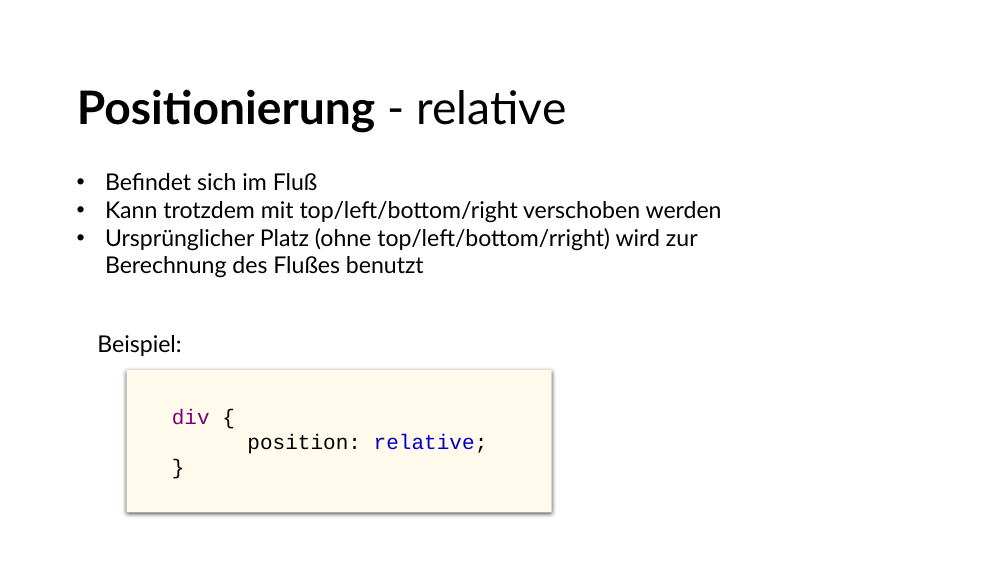
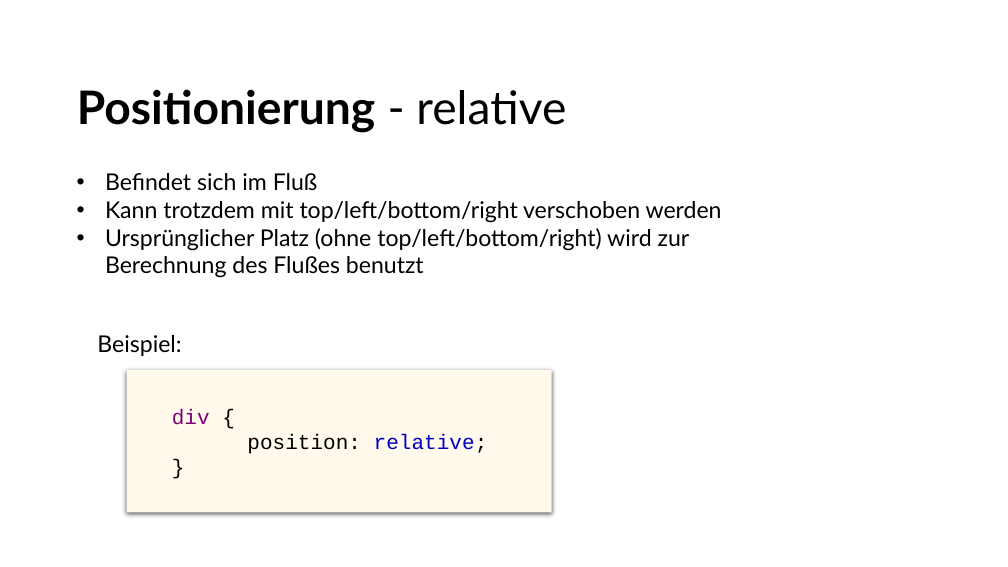
Before and after one commit to betera/css_layout, a slide deck: slide 22 of CSS_Layout.pptx. Drawn at 1008x567 pixels with LibreOffice and Linux fonts; fonts in the diff are those of the drawing; background and template pictures are left out. Boxes give left, top, right and bottom in pixels: in the first picture for what was removed or moved away, otherwise in the second. Text is boxed around its words. In the diff, an @@ line names an element or a change of style, - is before the commit and + after.

```diff
--- a/CSS_Layout.pptx
+++ b/CSS_Layout.pptx
@@ text at (105,228,690,278): text changed @@
-• Ursprünglicher Platz (ohne top/left/bottom/rright) wird zur Berechnung des Flußes benutzt
+• Ursprünglicher Platz (ohne top/left/bottom/right) wird zur Berechnung des Flußes benutzt
```
Also in this commit, not shown: 5 other slides changed, 14 other files.
